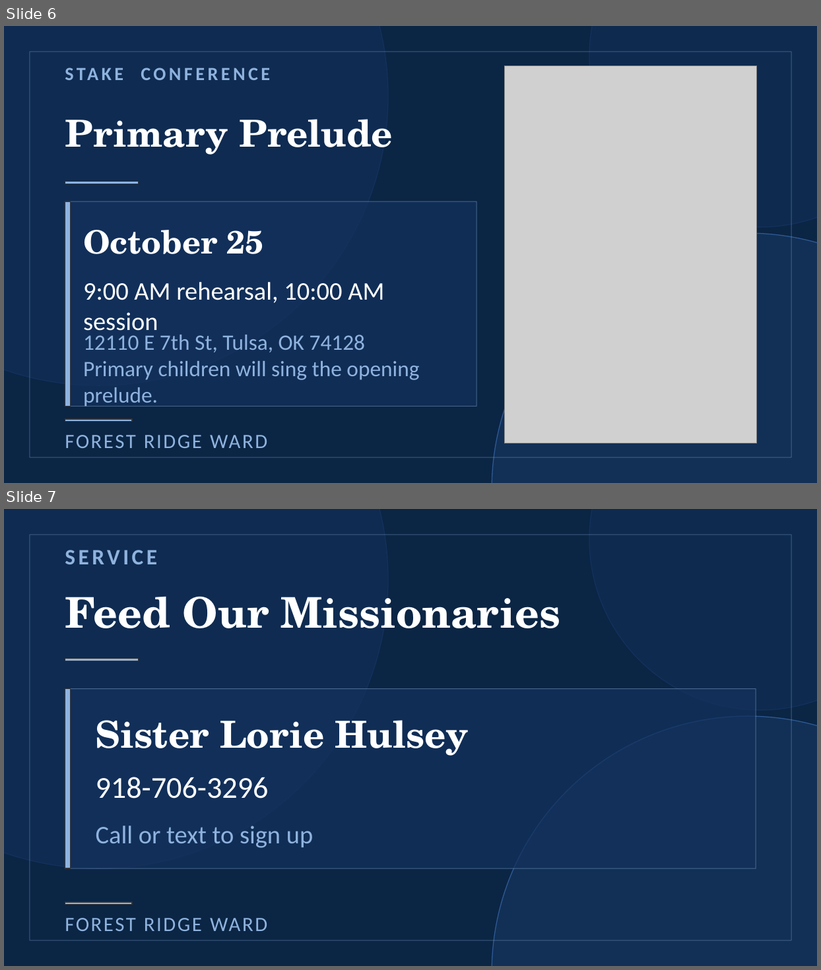
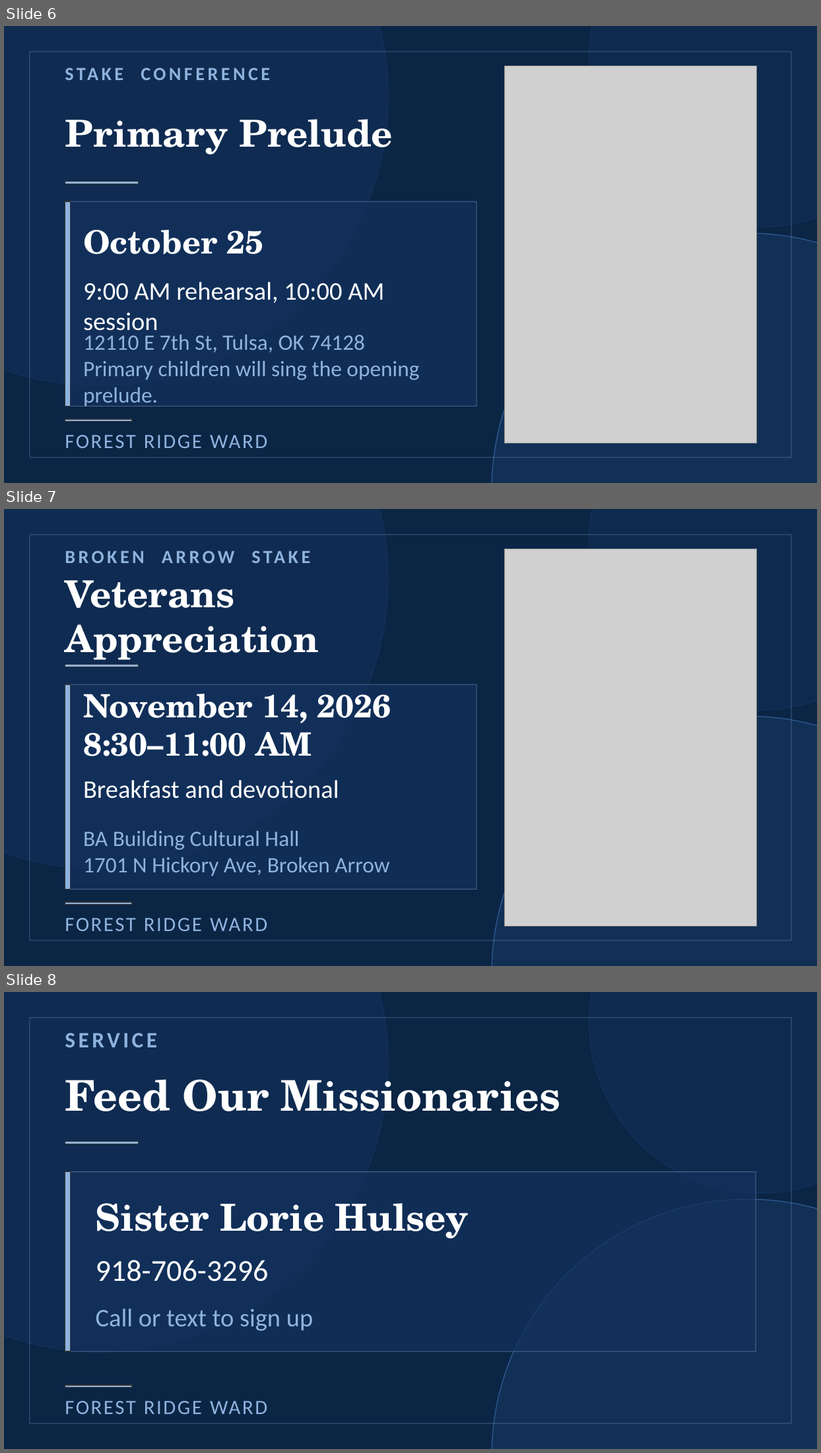
Before and after one commit to forest-ridge-ward-announcements/forest-ridge-ward-announcements, a slide deck: Forest Ridge Ward Announcements Editor.pptx. Shown one above the other, each under a label of ours: slides 6 and 7 before the commit, slides 6, 7 and 8 after it. The pictures are 821x970 and 821x1453 pixels, drawn with LibreOffice and Linux fonts; fonts in the diff are those of the drawing; grey boxes stand for pictures. Boxes give left, top, right and bottom in pixels: in the first picture for what was removed or moved away, otherwise in the second. Text is boxed around its words. In the diff, an @@ line names an element or a change of style, - is before the commit and + after.

```diff
--- a/Forest Ridge Ward Announcements Editor.pptx
+++ b/Forest Ridge Ward Announcements Editor.pptx
@@ slide 7 added at (4,509,817,966), background #0B2545 @@
@@ ellipse added at (4,509,388,869), fill #13315C at 55% opacity, outline #13315C 1 pt @@
@@ ellipse added at (589,509,817,710), fill #13315C at 45% opacity, outline #13315C 1 pt @@
@@ rectangle added at (30,535,791,941), outline #8FB3DE 0.75 pt @@
@@ picture added at (504,549,757,927) @@
@@ title added at (65,580,319,660), 44 pt, text #FFFFFF, bold @@
+Veterans Appreciation
@@ rectangle added at (65,665,138,667), fill #8FB3DE, outline #333333 1 pt @@
@@ rectangle added at (65,685,477,890), fill #13315C at 75% opacity, outline #8FB3DE 0.75 pt @@
@@ rectangle added at (65,685,71,890), fill #8FB3DE, outline #333333 1 pt @@
@@ text added at (83,685,391,757), 38 pt, text #FFFFFF, bold @@
+November 14, 2026
+8:30–11:00 AM
@@ ellipse added at (492,716,817,966), fill #2E5A94 at 22% opacity, outline #2E5A94 1 pt @@
@@ text added at (83,780,339,799), 30 pt, text #FFFFFF @@
+Breakfast and devotional
@@ text added at (83,831,299,877), 26 pt, text #8FB3DE @@
+BA Building Cultural Hall
+1701 N Hickory Ave, Broken Arrow
@@ text added at (267,857,389,873), 22 pt, text #8FB3DE, bold @@
+BROKEN ARROW STAKE
@@ rectangle added at (65,902,132,905), fill #8FB3DE, outline #333333 1 pt @@
@@ text added at (65,918,267,931), 24 pt, text #8FB3DE @@
+FOREST RIDGE WARD
@@ what was slide 7 is now slide 8 @@
```
Also in this commit, not shown: 1 slide changed, 2 other files.
